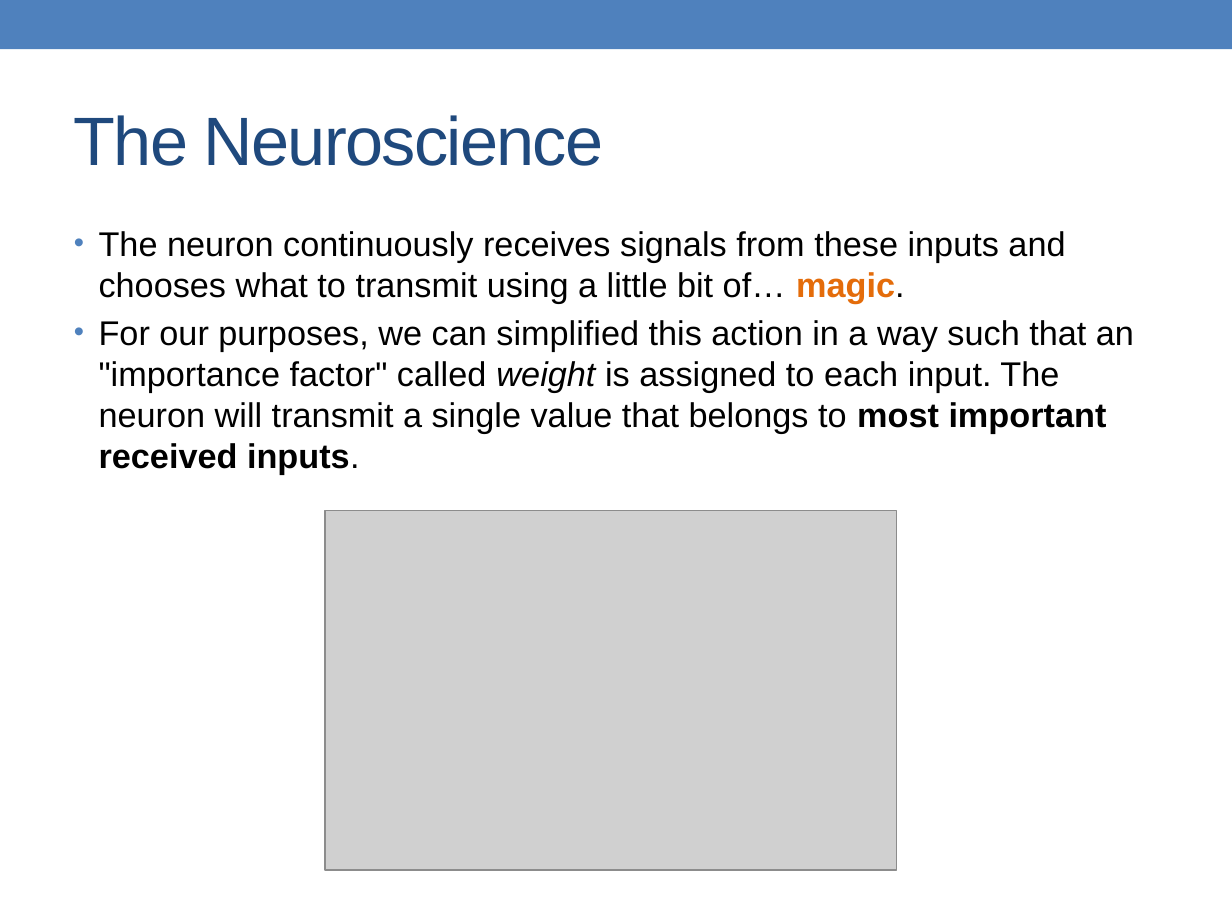
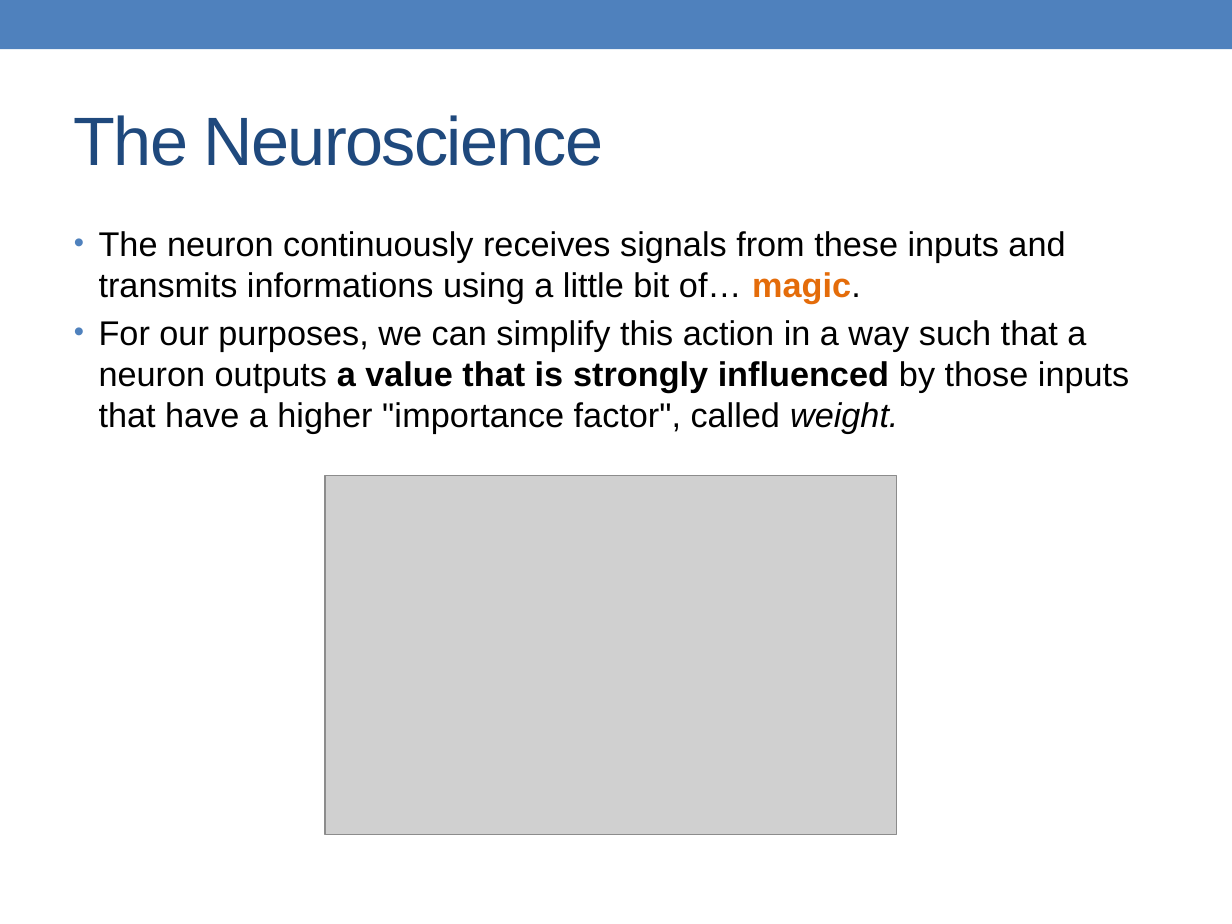
Before and after one commit to alessandrofrancesconi/carwin, a slide deck: slide 5 of presentation.pptx. Drawn at 1232x924 pixels with LibreOffice and Linux fonts; fonts in the diff are those of the drawing; grey boxes stand for pictures. Boxes give left, top, right and bottom in pixels: in the first picture for what was removed or moved away, otherwise in the second. Text is boxed around its words. In the diff, an @@ line names an element or a change of style, - is before the commit and + after.

Commit message:
Updated presentation

```diff
--- a/presentation.pptx
+++ b/presentation.pptx
@@ text at [99, 231, 1129, 433]: text changed @@
-• The neuron continuously receives signals from these inputs and chooses what to transmit using a little bit of… magic.
-• For our purposes, we can simplified this action in a way such that an "importance factor" called weight is assigned to each input. The neuron will transmit a single value that belongs to most important received inputs.
+• The neuron continuously receives signals from these inputs and transmits informations using a little bit of… magic.
+• For our purposes, we can simplify this action in a way such that a neuron outputs a value that is strongly influenced by those inputs that have a higher "importance factor", called weight.
@@ picture: place and size @@
-picture at [325, 510, 897, 870]
+picture at [325, 476, 897, 835]
```
Also in this commit, not shown: 2 other slides changed, 1 slide added, 1 other file.
